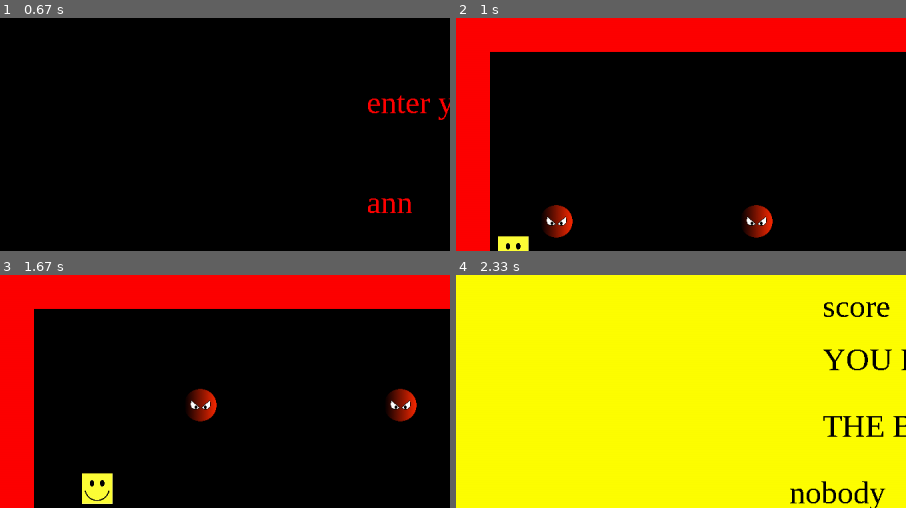
Above: before the commit, frames 1-4 (two rows, left to right).
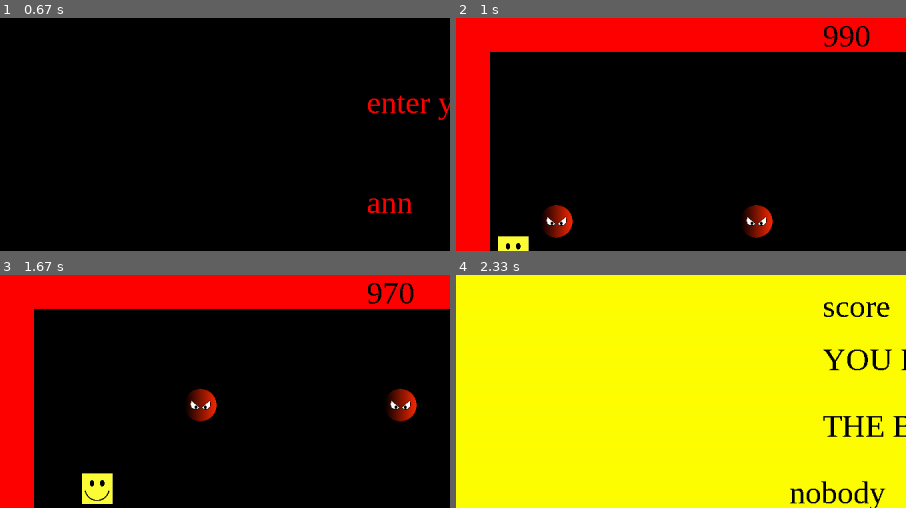
Above: after the commit, the same moments.

Repository: Memaaaaaaa/PyGame
Game: pygame game, started from main.py
Two runs of this game, one before a commit and one after it. Both use one fixed random seed, a clock stepped at 60 frames per second and the inputs below.
Inputs:
- Up to frame 1 (0.67 s): type "ann" at 0.33 s
- Up to frame 2 (1 s): tap Enter at 0.67 s; hold Right from 0.88 s (still down)
- Up to frame 3 (1.67 s): release Right at 1.35 s; hold Up from 1.43 s (still down)
- Up to frame 4 (2.33 s): release Up at 1.73 s
The pictures show only the part of the screen within x 0-50%, y 0-50%; the shares and areas given below are measured in that part.

Frame 1 is identical in both runs. In frame 2, 0.4% of the frame differs, in the area x 81-92%, y 3-13%; in frame 3, 0.4%; in frame 4, nothing differs.

Commit message:
Update main.py

Diff:
--- a/main.py
+++ b/main.py
@@ -226,6 +226,8 @@
         p.display.flip() # обновение экрана
     if s>0: # если счётчик больше 0
         s = s - 1 # уменьшение счётчика
+    cout = f.render(str(s), False, (0, 0, 0))
+    scr.blit(cout, (1100/2, 0))
     all.update() # вызов функции движения игрока
     p.display.flip() # обновление эерана
     clock.tick(FPS)#задержка
